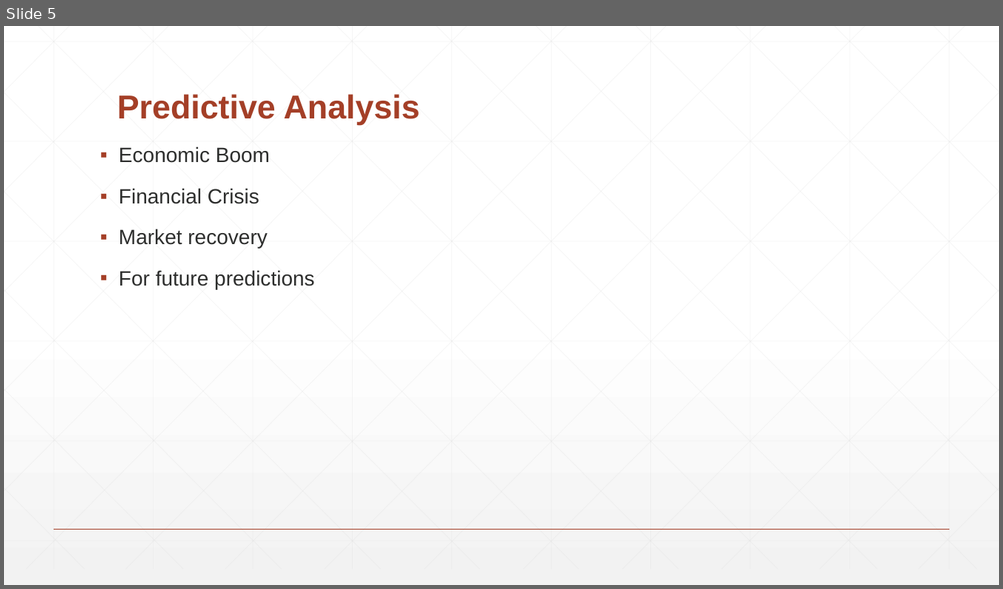
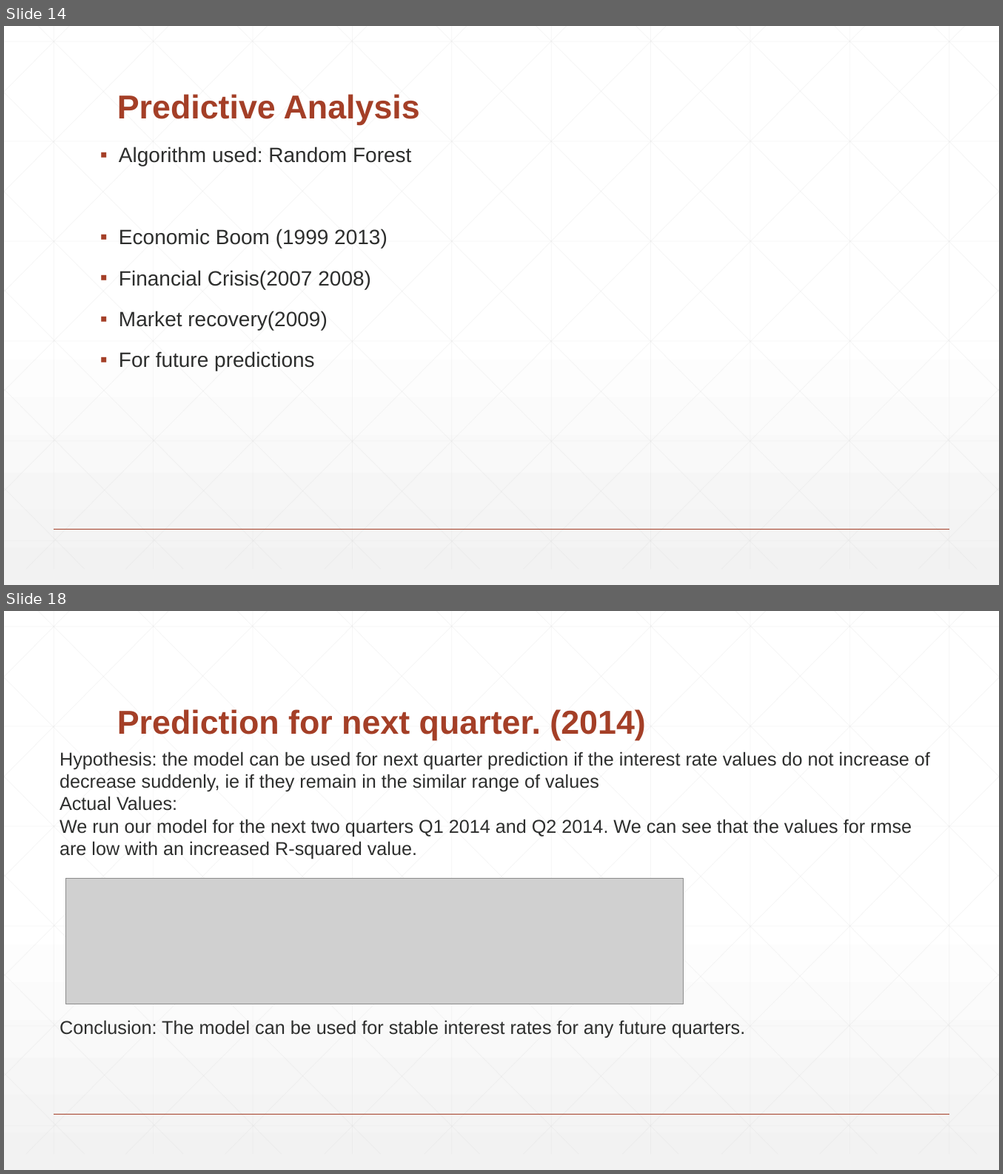
Before and after one commit to vishalsatam/PredictiveModellingOnFreddieMacLoans, a slide deck: Team1_Presentation.pptx. Shown one above the other, each under a label of ours: slide 5 before the commit, slides 14 and 18 after it; the slides between them are not shown. The pictures are 1003x589 and 1003x1174 pixels, drawn with LibreOffice and Linux fonts; fonts in the diff are those of the drawing; grey boxes stand for pictures. Boxes give left, top, right and bottom in pixels: in the first picture for what was removed or moved away, otherwise in the second. Text is boxed around its words. In the diff, an @@ line names an element or a change of style, - is before the commit and + after.

```diff
--- a/Team1_Presentation.pptx
+++ b/Team1_Presentation.pptx
@@ slide 18 added at [4,611,999,1170], background gradient #FFFFFF to #F2F2F2; not listed: 47 template elements that a slide beside it also shows @@
@@ title added at [117,709,645,741], 32 pt, text #A43F27, bold @@
+Prediction for next quarter. (2014)
@@ text added at [60,752,930,1038], 18 pt, text #2D2E2D @@
+Hypothesis: the model can be used for next quarter prediction if the interest rate values do not increase of decrease suddenly, ie if they remain in the similar range of values
+Actual Values:
+We run our model for the next two quarters Q1 2014 and Q2 2014. We can see that the values for rmse are low with an increased R-squared value.
+Conclusion: The model can be used for stable interest rates for any future quarters.
@@ picture added at [66,879,684,1004] @@
@@ what was slide 5 is now slide 14 @@
@@ slide 14 changed as well @@
@@ text at [119,147,411,330]: text changed @@
-▪ Economic Boom
-▪ Financial Crisis
-▪ Market recovery
+▪ Algorithm used: Random Forest
+▪ Economic Boom (1999 2013)
+▪ Financial Crisis(2007 2008)
+▪ Market recovery(2009)
```
Also in this commit, not shown: 3 other slides changed, 16 other slides added, 4 slides removed.
